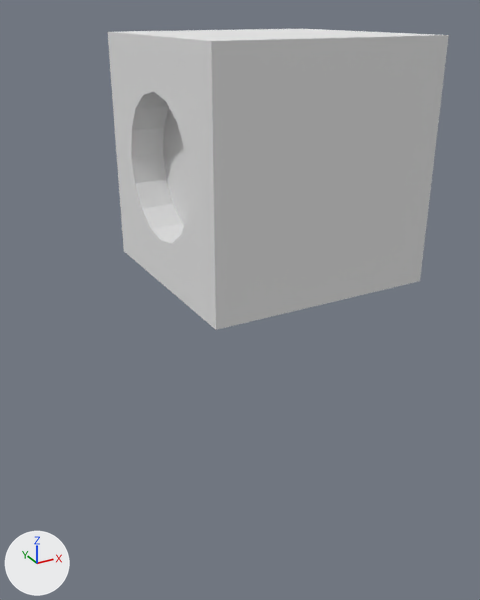
The Blender file resources/models/Blocks/Heater/Heater.blend: old version first, new version second.
Both versions are drawn from a 50 mm lens placed at (-0.99, -1.99, 1.09), pointed at (0.19, 0.17, 0.02). The lights are fixed; the arrows at lower left show +X, +Y and +Z.

The first picture shows 'Hull'.
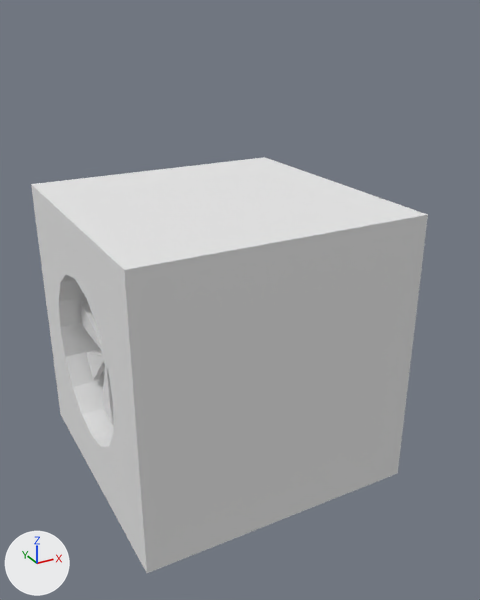
Pixel boxes [x1, y1, x2, y2] of what changed, in the pictures (480 x 600 px):
```json
{"object": "Hull", "change": "moved", "before": [108, 29, 449, 330], "after": [31, 157, 428, 573]}
{"object": "Fan", "change": "shown", "after": [81, 300, 113, 425]}
```

Scene script edits in JSON lines:
```json
{"op": "remove", "block": "ob_fan", "code": "ob_fan.hide_viewport = True"}
{"op": "set", "path": "ob_hull.location", "old": "(0.5, 0.5, 0.5)", "new": "(0.0, 0.0, 0.0)"}
```
